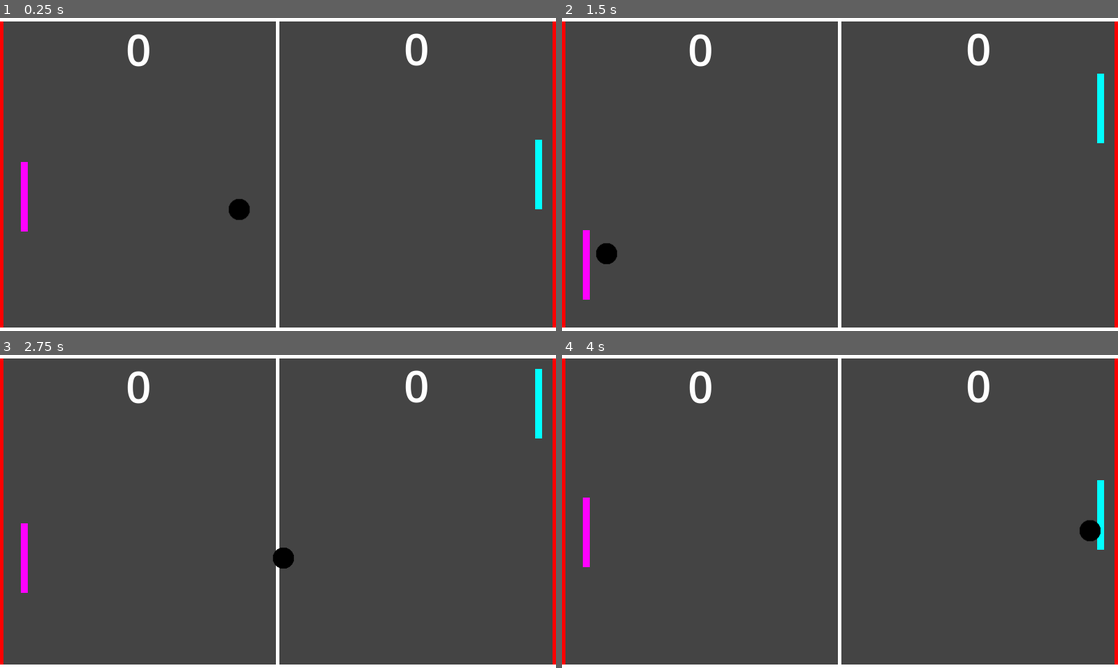
Above: before the commit, frames 1-4 (two rows, left to right).
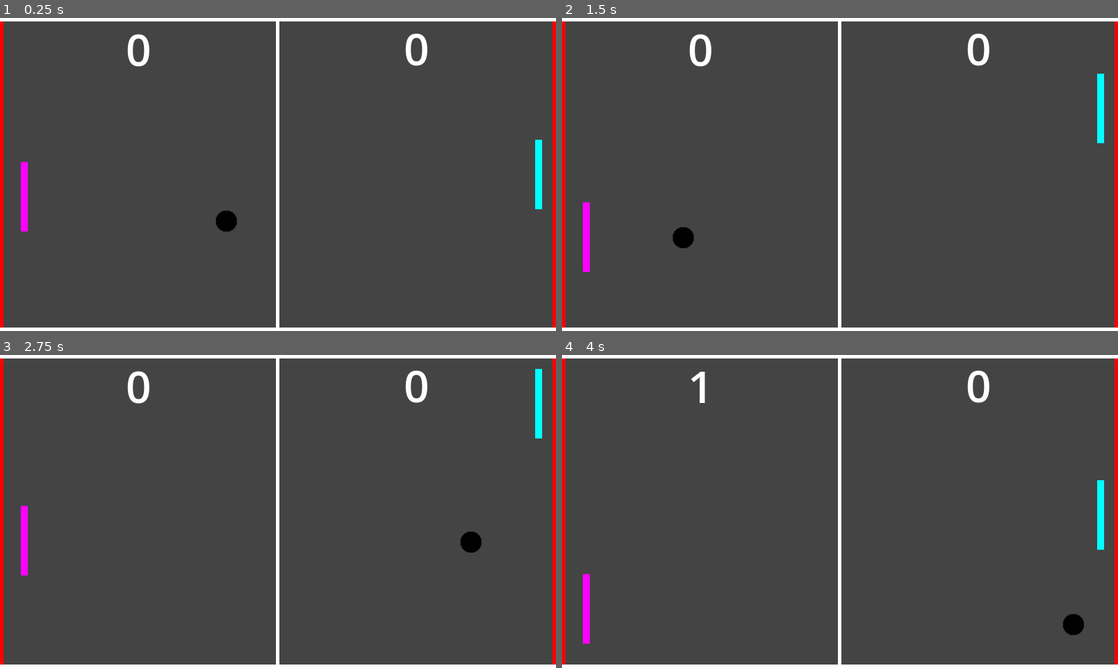
Above: after the commit, the same moments.

Repository: ittokunvim/example-godot
Game: Godot game, scene res://pong.tscn
The game is run twice, just before and just after one commit, with the same random seed, the same clock (stepped at 60 frames per second) and the same inputs.
Inputs:
- Up to frame 1 (0.25 s): no input
- Up to frame 2 (1.5 s): hold Up (player_move_up) 0.53-1.28 s; hold Down (player_move_down) from 1.28 s (still down)
- Up to frame 3 (2.75 s): release Down (player_move_down) at 2.03 s; hold Up (player_move_up) from 2.03 s (still down)
- Up to frame 4 (4 s): release Up (player_move_up) at 3.53 s; hold Down (player_move_down) from 3.53 s (still down)

The runs differ from the first frame. In frame 1, 0.4% of the frame differs, in the area x 38-45%, y 57-69%; in frame 2, 0.6%; in frame 3, 0.5%; in frame 4, 1.2%, in the area x 3-97%, y 5-93%.

Commit message:
add score calc
Issue: #1

Diff:
--- a/pong/ball.gd
+++ b/pong/ball.gd
@@ -1,31 +1,35 @@
 extends Area2D
 
-var _speed := 300.0
+var _speed := 400.0
 var _direction := Vector2.ZERO
 
 @onready var _initial_position = $".".position
 
+
 func _ready() -> void:
 	start()
 
+
 func _process(delta: float) -> void:
+	# ボールを動かす
 	_speed += delta * 2.0
 	position += _speed * delta * _direction
 
 
 func _on_area_entered(area: Area2D) -> void:
+	# ボールの跳ね返りを実装
 	if area.is_in_group("walls"):
 		_direction.y = -_direction.y
 	elif area.is_in_group("paddles"):
 		_direction = Vector2(_direction.x * -1, randf() * 2 - 1).normalized()
 
 
-func _on_visible_on_screen_notifier_2d_screen_exited() -> void:
-	start()
-
-
+# ボールの初期設定を行う関数
 func start() -> void:
 	position = _initial_position
+	# xの値を-0.2~0.2の間以外の-1.0~1.0に設定
 	_direction.x = randf_range(-1.0, 1.0)
+	while abs(_direction.x) <= 0.2:
+		_direction.x = randf_range(-1.0, 1.0)
 	_direction.y = randf_range(-0.5, 0.5)
 	_direction = _direction.normalized()
--- a/pong/enemy.gd
+++ b/pong/enemy.gd
@@ -2,16 +2,17 @@
 
 const MOVE_SPEED = 150
 
-var _enemy_size_y: float
 var _ball: Node2D
 
 @onready var _screen_size_y := get_viewport_rect().size.y
+@onready var _enemy_size_y = $ColorRect.size.y
+
 
 func _ready() -> void:
-	_enemy_size_y = $ColorRect.size.y
 	_ball = get_node("../Ball")
 
-# 敵を移動させる
+
 func _process(delta: float) -> void:
+	# ボールの位置に応じて敵を動かす
 	var direction_y = 1.0 if position.y + _enemy_size_y / 2.0 < _ball.position.y else -1.0
 	position.y = clamp(position.y + direction_y * MOVE_SPEED * delta, 0, _screen_size_y - _enemy_size_y)
--- a/pong/player.gd
+++ b/pong/player.gd
@@ -2,19 +2,10 @@
 
 const MOVE_SPEED = 400
 
-var _up: String
-var _down: String
-var _player_size_y: float
+@onready var _screen_size_y := get_viewport_rect().size.y
+@onready var _player_size_y = $ColorRect.size.y
 
-@onready var _screen_size_y := get_viewport_rect().size.y
 
-func _ready() -> void:
-	var n := String(name).to_lower()
-	_up = n + "_move_up"
-	_down = n + "_move_down"
-	_player_size_y = $ColorRect.size.y
-
-# プレイヤーを移動させる
 func _process(delta: float) -> void:
-	var input := Input.get_action_strength(_down) - Input.get_action_strength(_up)
+	var input := Input.get_action_strength("player_move_down") - Input.get_action_strength("player_move_up")
 	position.y = clamp(position.y + input * MOVE_SPEED * delta, 0, _screen_size_y - _player_size_y)
--- /dev/null
+++ b/pong/pong.gd
@@ -0,0 +1,12 @@
+extends Node
+
+# ボールが外に出たら
+func _on_visible_on_screen_notifier_2d_screen_exited() -> void:
+	# スコアを加算する
+	if $Ball.position.x < 0.0:
+		$UI/ScoreLabel1.text = str(int($UI/ScoreLabel1.text) + 1)
+	else:
+		$UI/ScoreLabel2.text = str(int($UI/ScoreLabel2.text) + 1)
+
+	# ボールを初期位置に戻す
+	$Ball.start()
--- a/pong/pong.tscn
+++ b/pong/pong.tscn
@@ -1,18 +1,9 @@
 [gd_scene format=3 uid="uid://cbrve2j7ssaiq"]
 
 [ext_resource type="Script" uid="uid://bmwovm0td5cc5" path="res://player.gd" id="1_8w31r"]
+[ext_resource type="Script" uid="uid://wq7fxodmvnmb" path="res://pong.gd" id="1_m5tya"]
 [ext_resource type="Script" uid="uid://nap0ewk3p621" path="res://ball.gd" id="2_4opyw"]
 [ext_resource type="Script" uid="uid://bypo01vebj3dq" path="res://enemy.gd" id="2_pkvn5"]
-
-[sub_resource type="GDScript" id="GDScript_4opyw"]
-script/source = "extends Node
-
-func _ready() -> void:
-	pass
-
-func _process(_delta: float) -> void:
-	pass
-"
 
 [sub_resource type="RectangleShape2D" id="RectangleShape2D_pkvn5"]
 size = Vector2(800, 5)
@@ -35,7 +26,7 @@
 fill_from = Vector2(0.5, 0.5)
 
 [node name="Pong" type="Node" unique_id=1319540647]
-script = SubResource("GDScript_4opyw")
+script = ExtResource("1_m5tya")
 
 [node name="Background" type="ColorRect" parent="." unique_id=1402185621]
 anchors_preset = 15
@@ -150,4 +141,4 @@
 horizontal_alignment = 1
 
 [connection signal="area_entered" from="Ball" to="Ball" method="_on_area_entered"]
-[connection signal="screen_exited" from="Ball/VisibleOnScreenNotifier2D" to="Ball" method="_on_visible_on_screen_notifier_2d_screen_exited"]
+[connection signal="screen_exited" from="Ball/VisibleOnScreenNotifier2D" to="." method="_on_visible_on_screen_notifier_2d_screen_exited"]
Not shown, added: pong/pong.gd.uid
